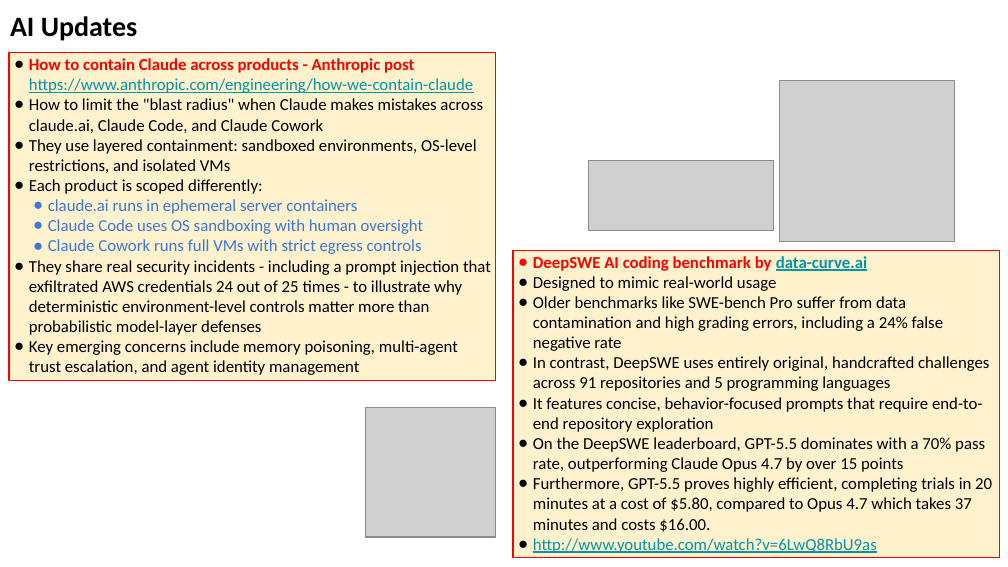
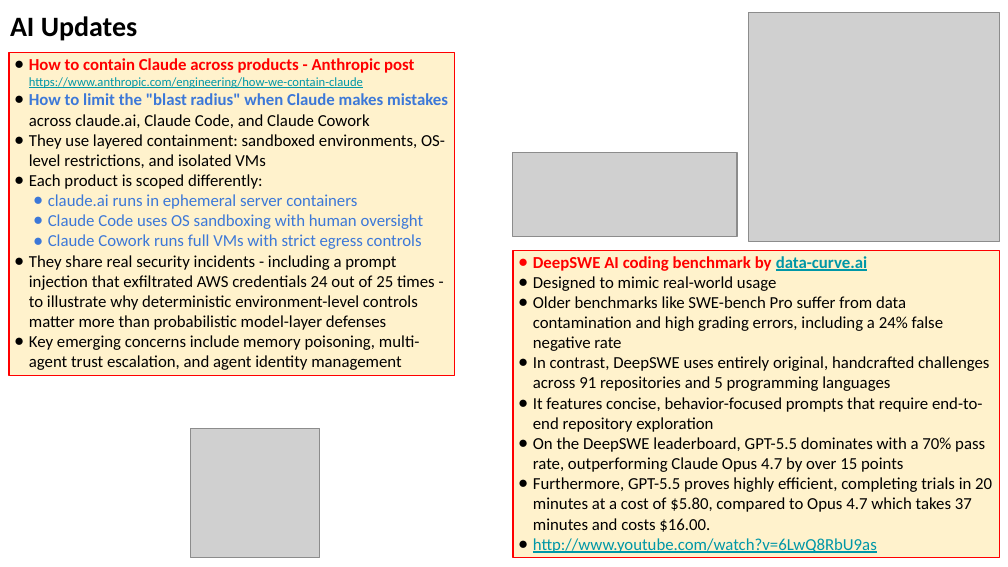
Before and after one commit to lselector/seminar, a slide deck: slide 12 of 2026/2026-06-05-AI-Updates.pptx (slide 10 before the commit). Drawn at 1008x567 pixels with LibreOffice and Linux fonts; fonts in the diff are those of the drawing; grey boxes stand for pictures. Boxes give left, top, right and bottom in pixels: in the first picture for what was removed or moved away, otherwise in the second. Text is boxed around its words. In the diff, an @@ line names an element or a change of style, - is before the commit and + after.

```diff
--- a/2026/2026-06-05-AI-Updates.pptx
+++ b/2026/2026-06-05-AI-Updates.pptx
@@ picture added at [749, 12, 1000, 242] @@
@@ rectangle "How to contain Claude across ...": place and size @@
-rectangle "How to contain Claude across ..." at [9, 52, 496, 380]
+rectangle "How to contain Claude across ..." at [9, 52, 455, 375]
@@ text in rectangle at [29, 58, 448, 128]: size 12 to 9 pt in "https://www.anthropic.com/engineering/how-we-contain-claude"; text colour #000000 to #3C78D8, bold on in "How to limit the "blast radius" when ..." @@
@@ picture removed at [779, 81, 955, 242] @@
@@ picture added at [513, 152, 737, 237] @@
@@ picture removed at [589, 160, 774, 230] @@
@@ picture: place and size @@
-picture at [366, 407, 496, 537]
+picture at [191, 428, 321, 558]
```
Also in this commit, not shown: 12 other slides changed, 4 slides added.
